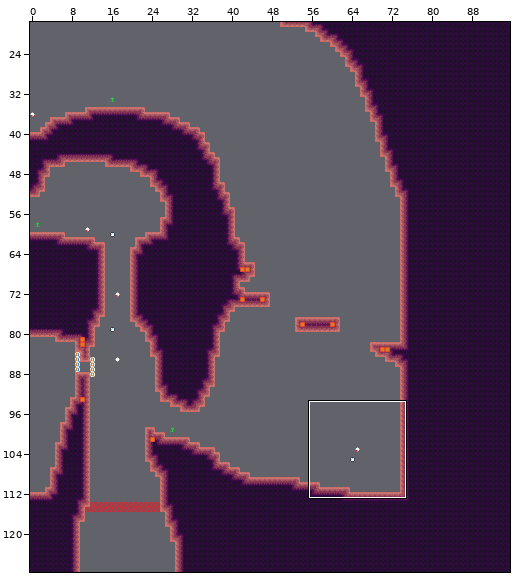
Two versions of a level (Tiled map (JSON), assets/world/room/dirt4.json). The picture above shows the old version from afar; the outline marks the close-up.
Close-up. First the earlier version:
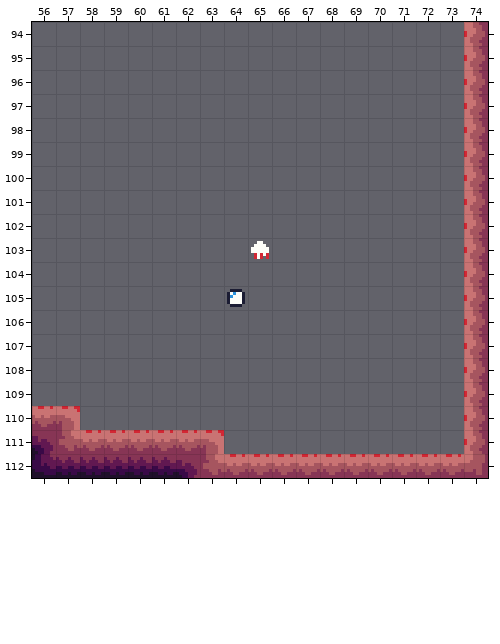
Cells are 8x8 px. Shown: x 56..74, y 94..112. The commit also changed other parts of the map, which this record leaves out.
The result:
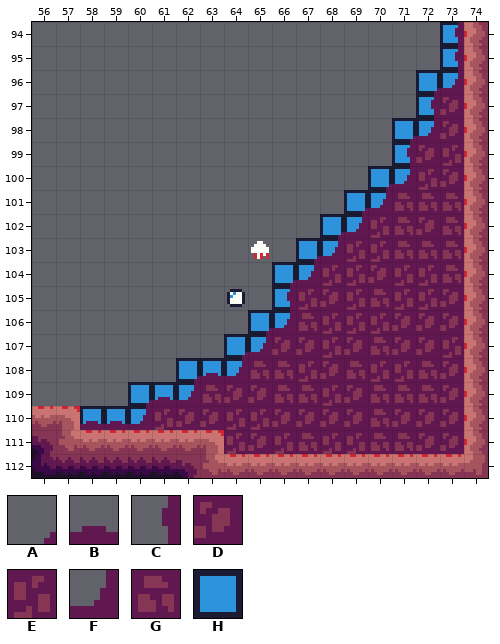
Key: from "dirt_bg_decal": A 0, B 1, C 13, D 14, E 41, F 53, G 54; from "tools": H 20.
_ is an empty cell.
Changes in this commit:
Layer "bg_draft":
y 94..95: x 73 _ -> H
y 96: x 72..73 __ -> HH
y 97: x 72 _ -> H
y 98: x 71..72 __ -> HH
y 99: x 71 _ -> H
y 100: x 70..71 __ -> HH
y 101: x 69..70 __ -> HH
y 102: x 68..69 __ -> HH
y 103: x 67..68 __ -> HH
y 104: x 66..67 __ -> HH
y 105: x 66 _ -> H
y 106: x 65..66 __ -> HH
y 107: x 64..65 __ -> HH
y 108: x 62..64 ___ -> HHH
y 109: x 60..62 ___ -> HHH
y 110: x 58..60 ___ -> HHH
Layer "bg":
y 94..95: x 73 _ -> C
y 96: x 72..73 __ -> AF
y 97: x 72..73 __ -> CD
y 98: x 71..73 ___ -> AFD
y 99: x 71..73 ___ -> CDE
y 100: x 70..73 ____ -> AFED
y 101: x 69..73 _____ -> AFGGG
y 102: x 68..73 ______ -> AFEGDG
y 103: x 67..73 _______ -> AFEEGGG
y 104: x 66..73 ________ -> AFEEDEEG
y 105: x 66..73 ________ -> CEDEGEED
y 106: x 65..73 _________ -> AFGEEEDDD
y 107: x 64..73 __________ -> AFDDEDGDDE
y 108: x 62..73 ____________ -> ABFGGEDGEEGD
y 109: x 60..73 ______________ -> ABFGDDGGEDGGGD
y 110: x 58..73 ________________ -> BBFEDDEEDDDDGDDD
y 111: x 64..73 __________ -> EDEGEEGGDD
Changed places in both close-ups, as pixel boxes (x1, y1, x2, y2):
added: (80, 22, 464, 454)
